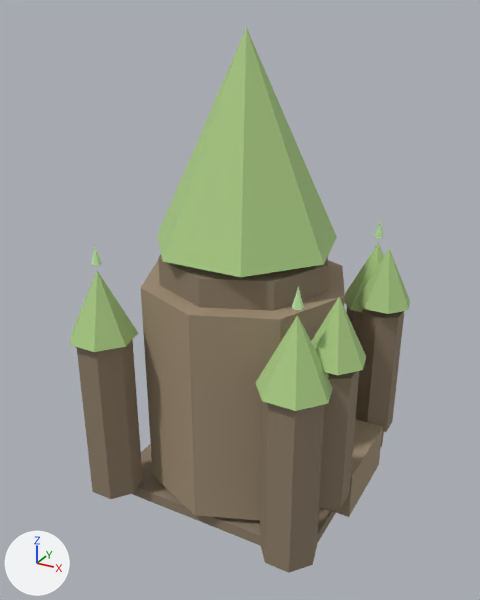
Two versions of the glTF model assets/models/grove/grove_castle.glb, one commit apart.
Before and after are seen from a 50 mm lens placed at (95.1, -176.6, 159.4), pointed at (-0.1, -3.6, 72.9). Arrows for +X, +Y and +Z are at lower left; the lights stay in place. The older version comes first. Vertices at exactly the same position are counted once.

Names of what the first picture shows: 'grove_castle'.
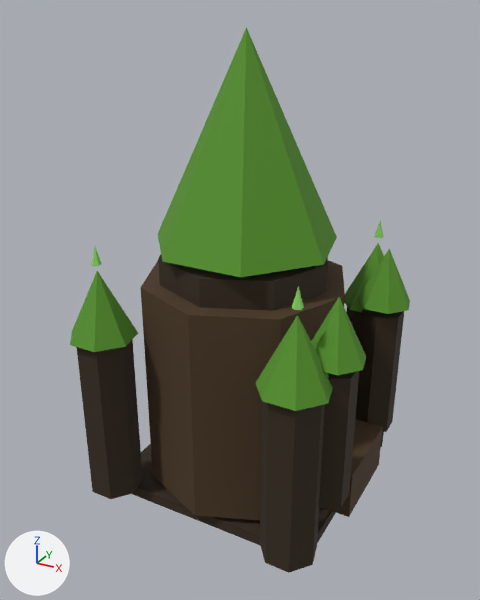
What changed in the scene script:
```text
Change me_cube:
    where me_cube.from_pydata(...)  # 236 vertices, 380 faces; spans x -44.0..49.0, y -43.0..44.0, z 2.0..154.0
    used by ob_grove_castle; location = (0.0, 0.0, 0.0)
    me_cube part 1: 204 faces centred in x -41.0..46.0, y -41.0..41.0, z 2.0..117.0 are repainted in the vertex colours; the middle colour goes from brown #8e7e69 to brown #362919
    me_cube part 2: 124 faces centred in x -39.0..47.0, y -40.0..41.0, z 65.0..112.0 are repainted in the vertex colours; the middle colour goes from green #adce86 to green #579429
    me_cube part 3: 40 faces centred in x -31.0..46.0, y -31.0..31.0, z 8.0..80.0 are repainted in the vertex colours; the middle colour goes from beige #a29076 to brown #4c3821
```

Pixel boxes (x1, y1, x2, y2) of what changed, in the pictures (480 x 600 px):
part 1 of me_cube, recoloured (darker): (77, 255, 404, 573) in both
part 2 of me_cube, recoloured (darker): (70, 27, 410, 411) in both
part 3 of me_cube, recoloured (beige to brown): (141, 260, 383, 520) in both
